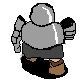
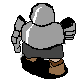
Revision of a layered (80, 80) image; what changed, layer by layer:
painted on "背景" over (26, 5, 58, 44)
